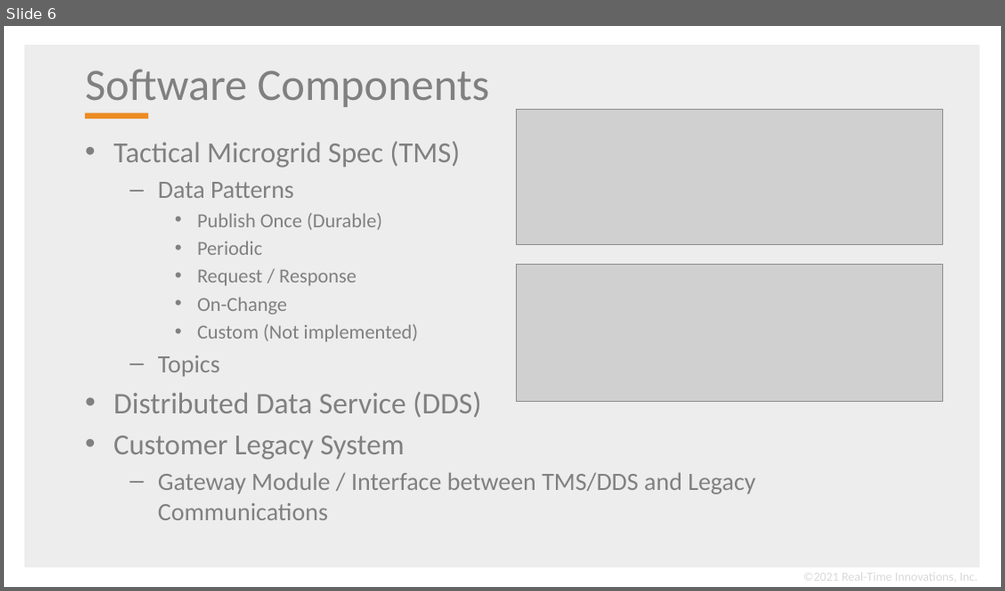
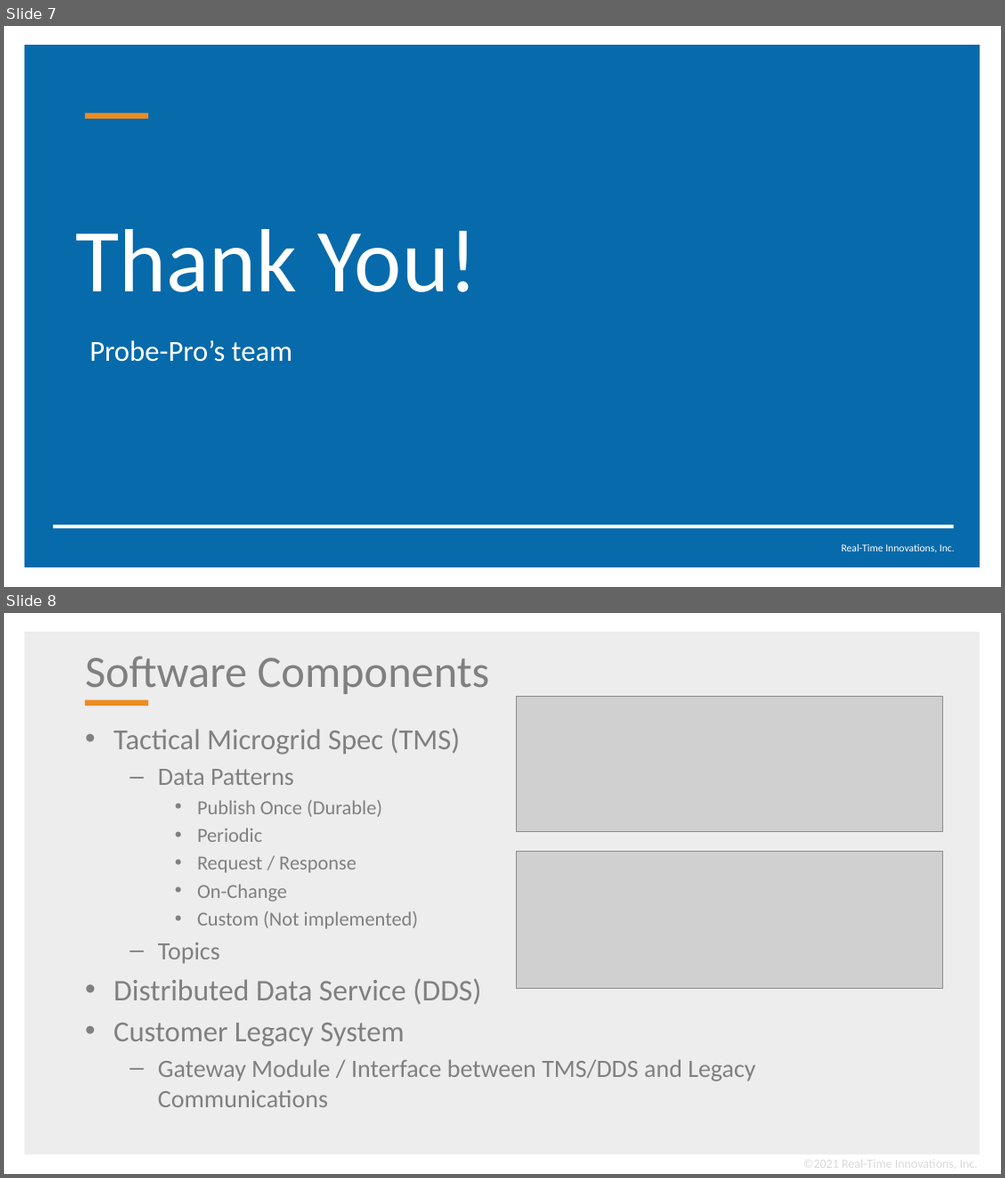
Before and after one commit to psmass/tms, a slide deck: tmsExample.pptx. Shown one above the other, each under a label of ours: slide 6 before the commit, slides 7 and 8 after it. The pictures are 1005x591 and 1005x1178 pixels, drawn with LibreOffice and Linux fonts; fonts in the diff are those of the drawing; grey boxes stand for pictures; background and template pictures are left out. Boxes give left, top, right and bottom in pixels: in the first picture for what was removed or moved away, otherwise in the second. Text is boxed around its words. In the diff, an @@ line names an element or a change of style, - is before the commit and + after.

```diff
--- a/tmsExample.pptx
+++ b/tmsExample.pptx
@@ slide 7 added at [4,26,1001,587], background #FFFFFF; not listed: 1 template element that a slide beside it also shows @@
@@ rectangle added at [25,45,979,567], fill #076AAB @@
@@ title added at [76,229,477,292], 86.4 pt, text #FFFFFF @@
+Thank You!
@@ text added at [89,340,293,362], 28 pt, text #FFFFFF @@
+Probe-Pro’s team
@@ rectangle added at [53,524,954,529], fill #FFFFFF @@
@@ text added at [841,544,952,553], 10 pt, text #FFFFFF @@
+Real-Time Innovations, Inc.
@@ what was slide 6 is now slide 8 @@
```
Also in this commit, not shown: 6 slides changed, 1 other slide added, 21 slides removed.
